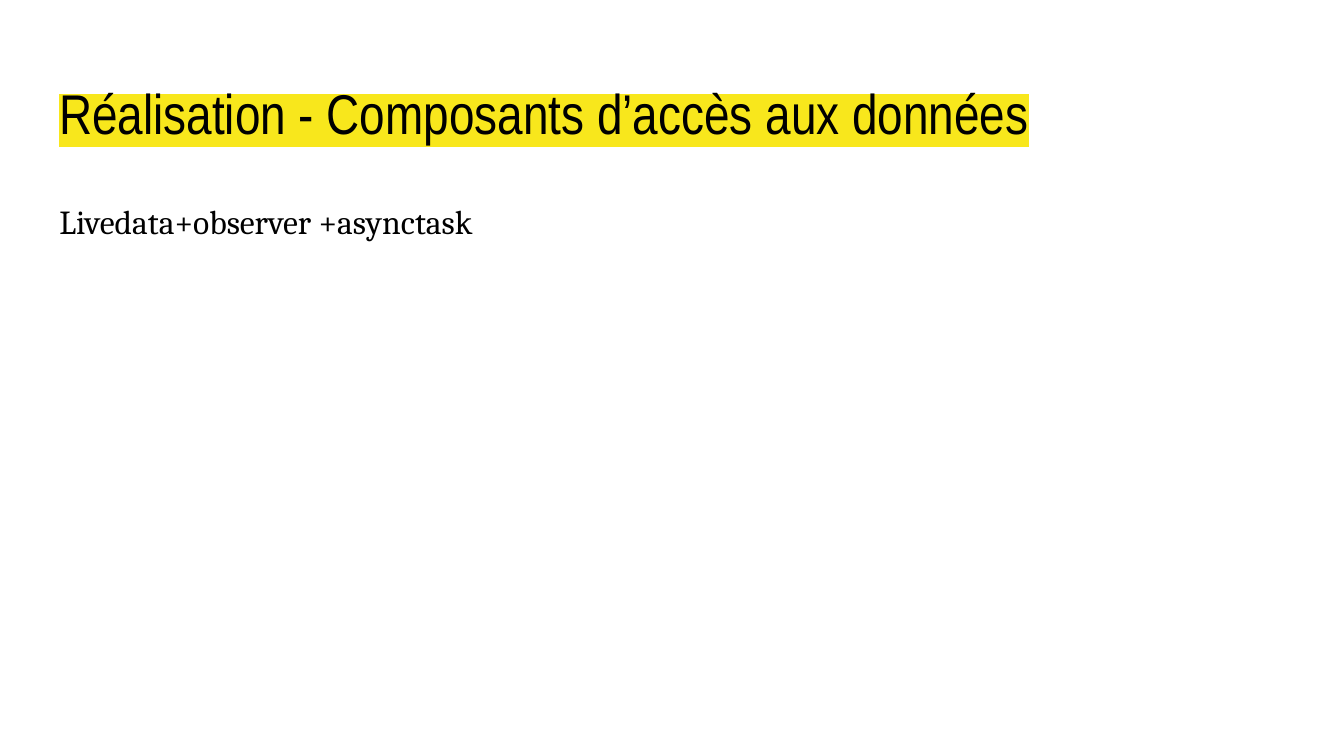
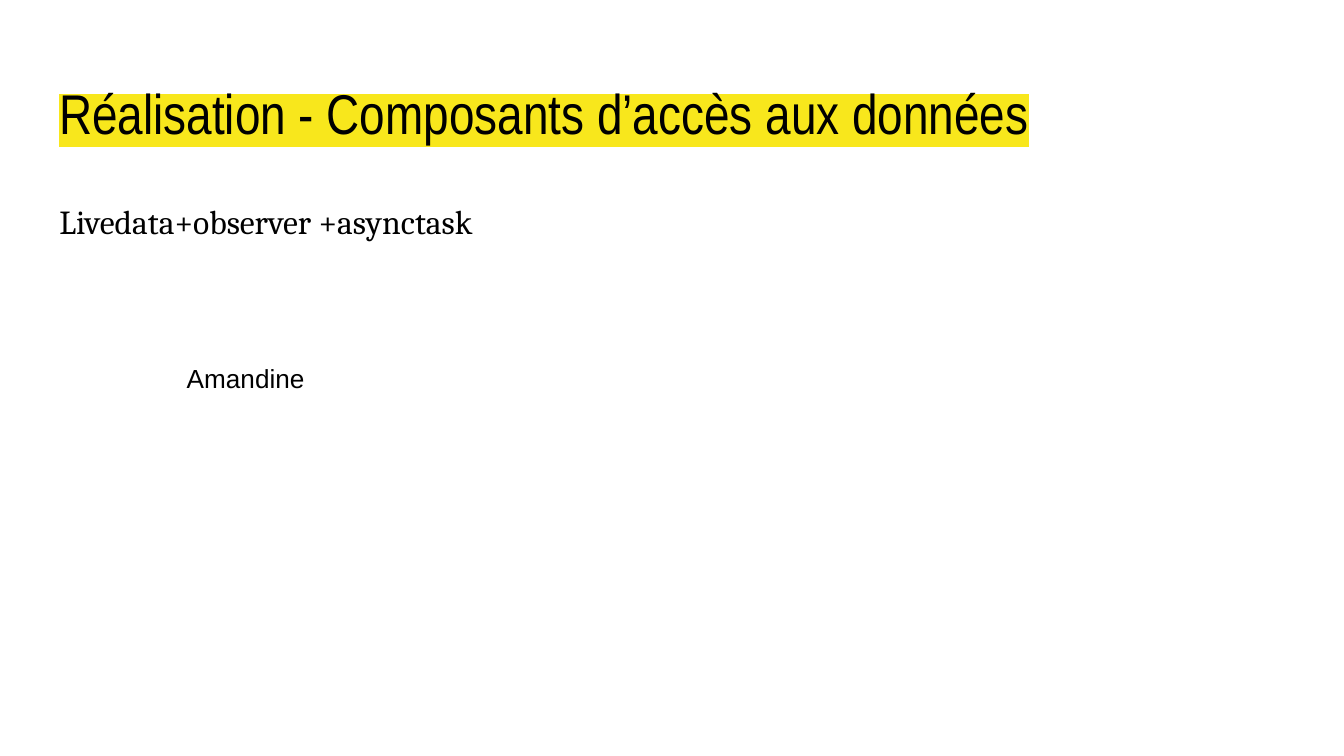
Before and after one commit to Jbemb/NewBorn, a slide deck: slide 11 of presentation_izzy_baby.pptx. Drawn at 1344x756 pixels with LibreOffice and Linux fonts; fonts in the diff are those of the drawing. Boxes give left, top, right and bottom in pixels: in the first picture for what was removed or moved away, otherwise in the second. Text is boxed around its words. In the diff, an @@ line names an element or a change of style, - is before the commit and + after.

```diff
--- a/presentation_izzy_baby.pptx
+++ b/presentation_izzy_baby.pptx
@@ text added at bbox=[187, 369, 305, 389], 14 pt, text #000000 @@
+Amandine
```
Also in this commit, not shown: 8 other slides changed.
